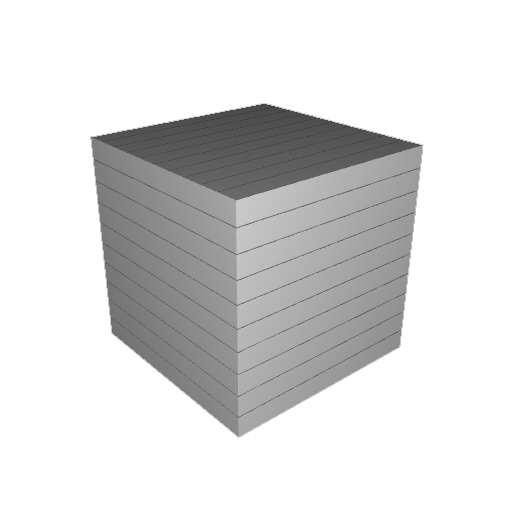
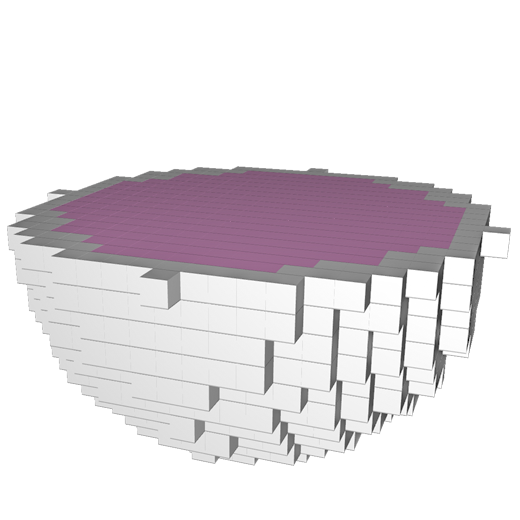
Layered file, before and after one edit (w=520, h=520). Changes by layer:
added layer "Layer 5" above "Layer 4" over [7, 166, 511, 466]
hid "Layer 1" over [90, 103, 424, 438]
